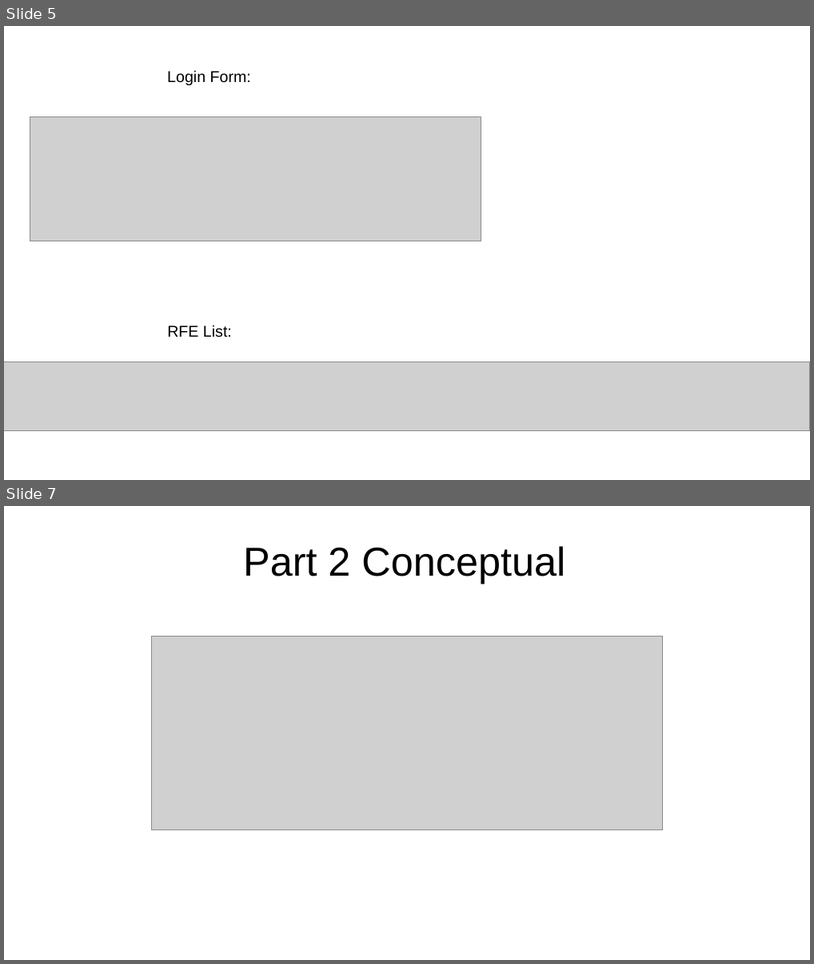
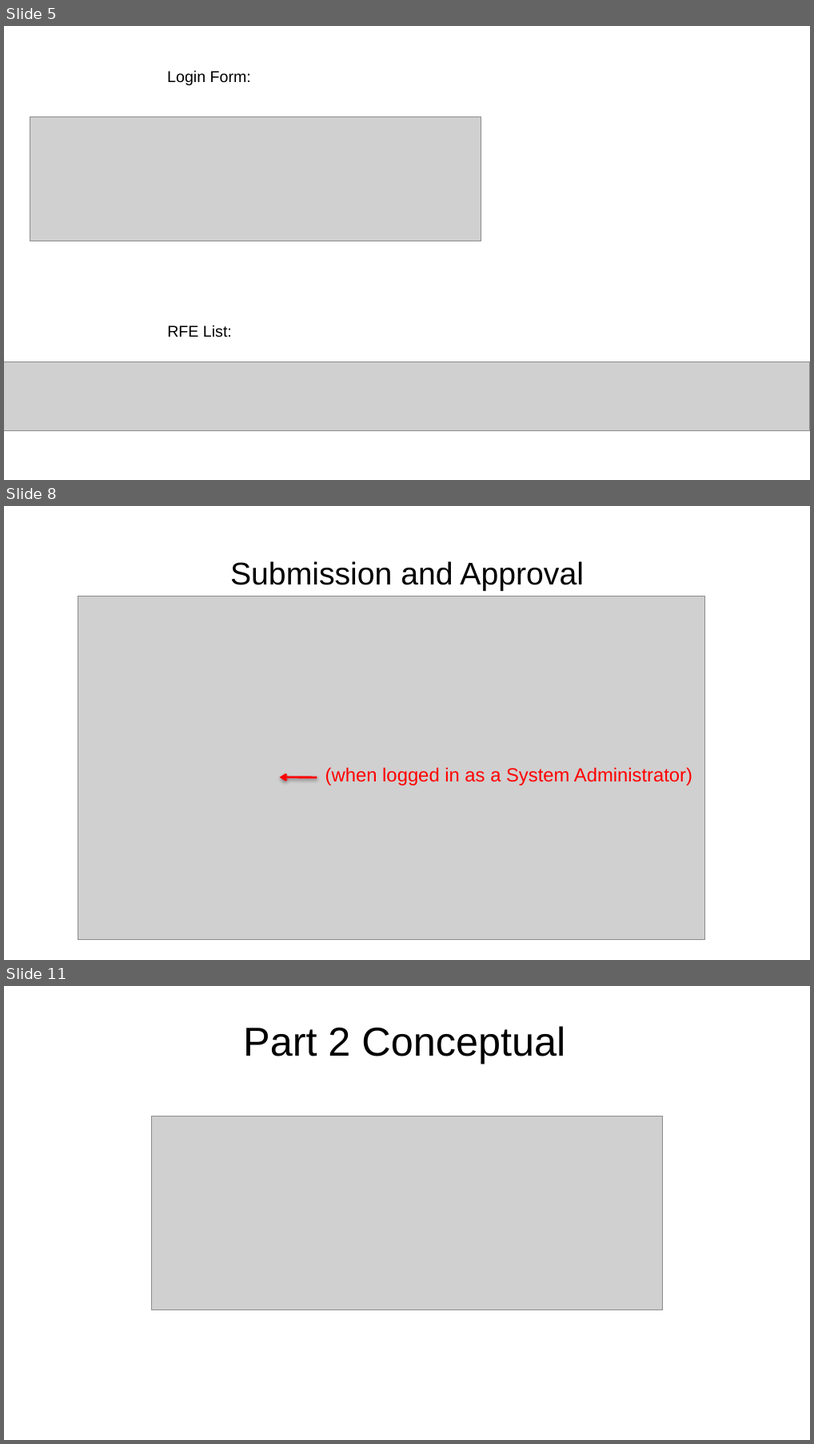
Before and after one commit to jymin94/f15b7proj1, a slide deck: Apex-Project.pptx. Shown one above the other, each under a label of ours: slides 5 and 7 before the commit, slides 5, 8 and 11 after it; the slides between them are not shown. The pictures are 814x964 and 814x1444 pixels, drawn with LibreOffice and Linux fonts; fonts in the diff are those of the drawing; grey boxes stand for pictures. Boxes give left, top, right and bottom in pixels: in the first picture for what was removed or moved away, otherwise in the second. Text is boxed around its words. In the diff, an @@ line names an element or a change of style, - is before the commit and + after.

```diff
--- a/Apex-Project.pptx
+++ b/Apex-Project.pptx
@@ slide 8 added at [4, 506, 810, 960], background #FFFFFF @@
@@ title added at [230, 561, 584, 591], 28 pt, text #000000 @@
+Submission and Approval
@@ picture added at [78, 596, 705, 939] @@
@@ text added at [326, 767, 693, 785], 17 pt, text #FF0000 @@
+(when logged in as a System Administrator)
@@ arrow added from (317, 777) to (280, 777), #FF0000 2 pt @@
@@ what was slide 7 is now slide 11 @@
```
Also in this commit, not shown: 2 slides changed, 6 other slides added, 3 slides removed.
